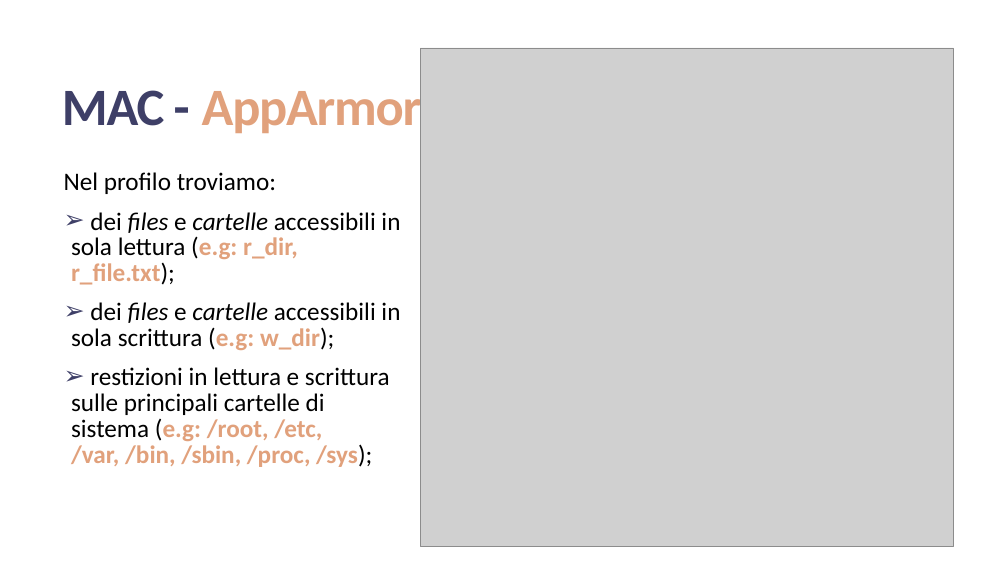
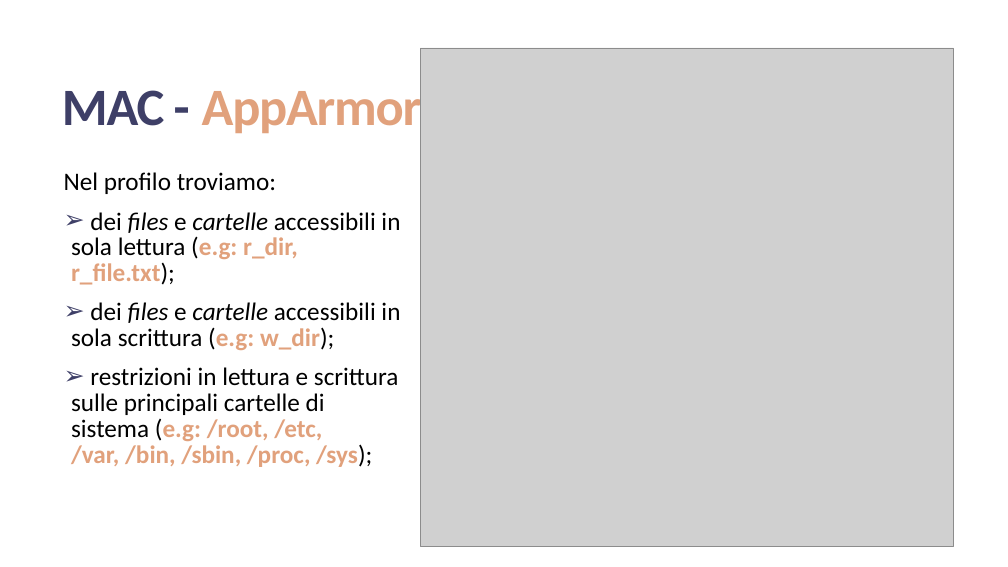
Before and after one commit to creccovalerio/NSD-Project, a slide deck: slide 44 of Presentazione_NSD.pptx (slide 40 before the commit). Drawn at 1008x567 pixels with LibreOffice and Linux fonts; fonts in the diff are those of the drawing; grey boxes stand for pictures. Boxes give left, top, right and bottom in pixels: in the first picture for what was removed or moved away, otherwise in the second. Text is boxed around its words. In the diff, an @@ line names an element or a change of style, - is before the commit and + after.

```diff
--- a/Presentazione_NSD.pptx
+++ b/Presentazione_NSD.pptx
@@ text at (71, 367, 399, 467): text changed @@
-➢ restizioni in lettura e scrittura sulle principali cartelle di sistema (e.g: /root, /etc, /var, /bin, /sbin, /proc, /sys);
+➢ restrizioni in lettura e scrittura sulle principali cartelle di sistema (e.g: /root, /etc, /var, /bin, /sbin, /proc, /sys);
```
Also in this commit, not shown: 2 other slides changed, 5 slides added, 10 other files.
